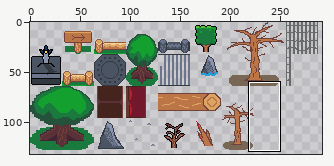
Edited in one commit: sprite sheet (assets/tilesets/props.png). The first picture is a wide view before the edit; the outline marks the close-up.
Close-up. Before the commit:
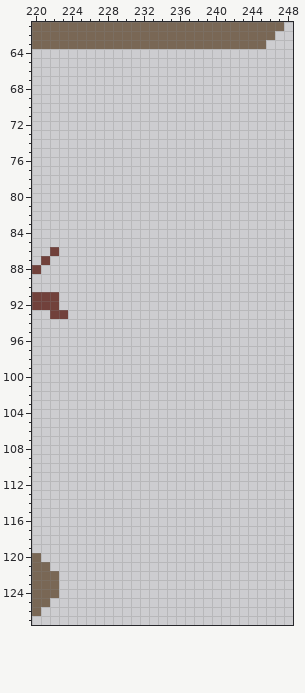
The file is 512x512 pixels. Shown: x 220..248, y 61..127. The wide view leaves out empty margins.
The result:
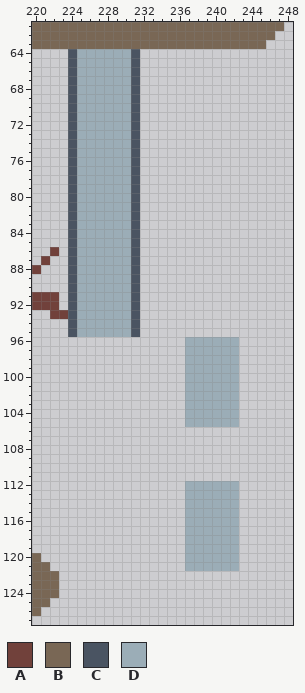
Palette (. is transparent): A #71413b  B #796755  C #4a5462  D #9badb7
The exact change:
The edit adds colour C in rows 64 to 95 at x 224 and 231.
The edit adds colour D in rows 64 to 95 at x 225 to 230; in rows 96 to 105 at x 237 to 242; in rows 112 to 121 at x 237 to 242.
Changed places in both close-ups, as pixel boxes (x1, y1, x2, y2):
added: (68, 49, 140, 337)
added: (185, 337, 239, 427)
added: (185, 481, 239, 571)
